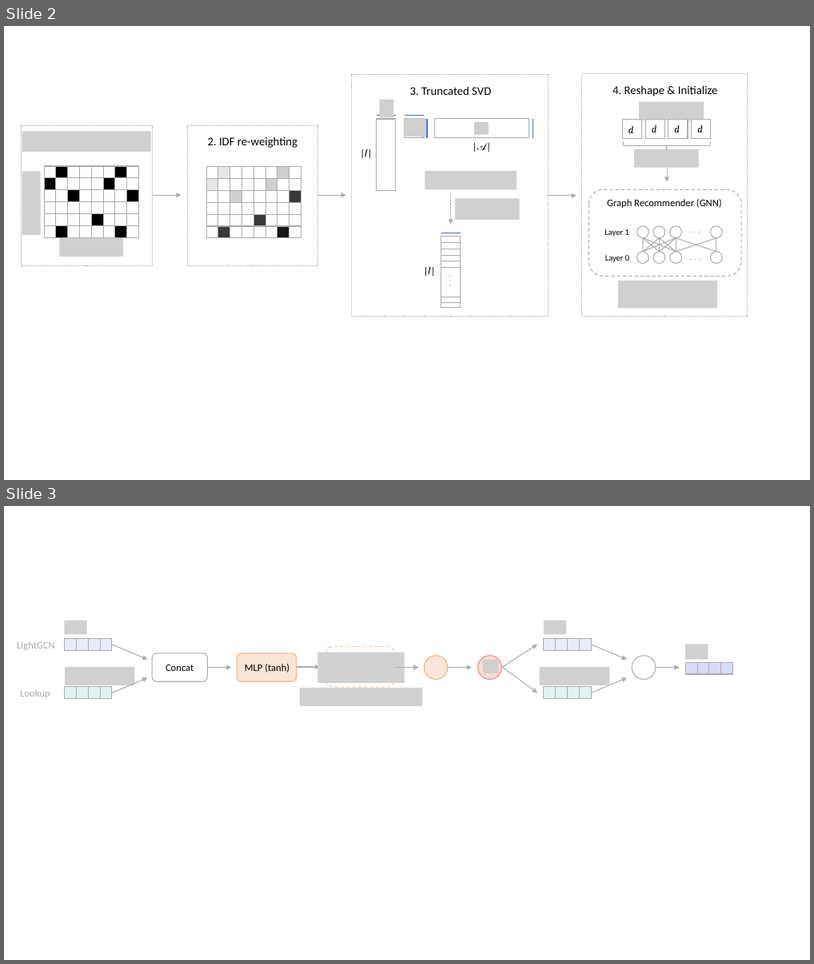
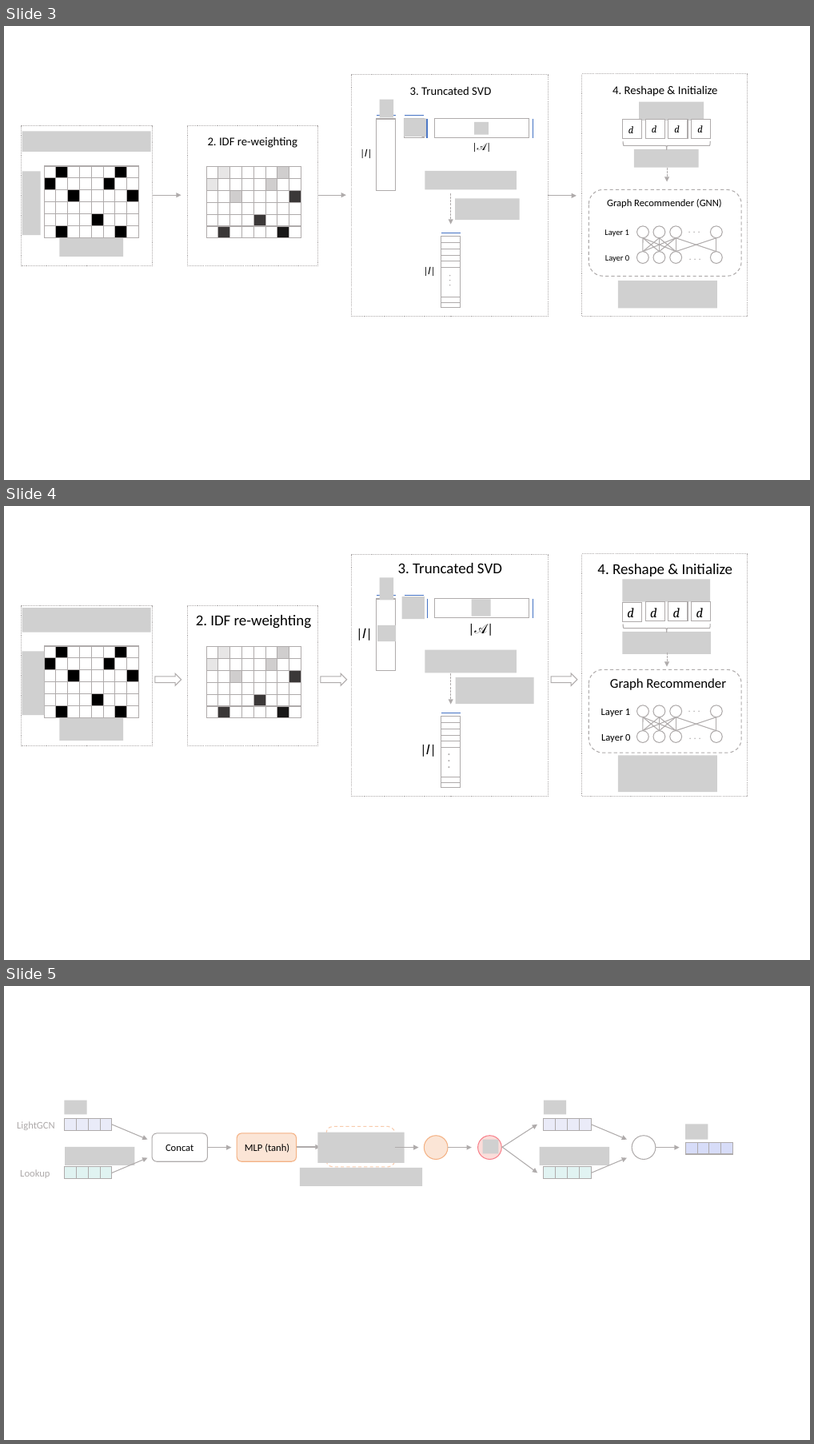
Before and after one commit to beckyhsuxp/RA-GARK, a slide deck: Document/graph/gragh.pptx. Shown one above the other, each under a label of ours: slides 2 and 3 before the commit, slides 3, 4 and 5 after it. The pictures are 814x964 and 814x1444 pixels, drawn with LibreOffice and Linux fonts; fonts in the diff are those of the drawing; grey boxes stand for pictures; background and template pictures are left out. Boxes give left, top, right and bottom in pixels: in the first picture for what was removed or moved away, otherwise in the second. Text is boxed around its words. In the diff, an @@ line names an element or a change of style, - is before the commit and + after.

```diff
--- a/Document/graph/gragh.pptx
+++ b/Document/graph/gragh.pptx
@@ slide 4 added at (x1=4, y1=506, x2=810, y2=960), background #FFFFFF @@
@@ rectangle added at (x1=352, y1=554, x2=549, y2=796), fill #FFFFFF, outline #AFABAB 1 pt dashed @@
@@ text added at (x1=398, y1=563, x2=502, y2=573), 18 pt, text #000000 @@
+3. Truncated SVD
@@ rectangle added at (x1=582, y1=554, x2=748, y2=796), fill #FFFFFF, outline #AFABAB 1 pt dashed @@
@@ text added at (x1=598, y1=564, x2=734, y2=576), 18 pt, text #000000 @@
+4. Reshape & Initialize
@@ group added at (x1=402, y1=595, x2=427, y2=619): 4 lines, 1 rectangle, 1 picture @@
@@ picture added at (x1=623, y1=579, x2=710, y2=602) @@
@@ rectangle added at (x1=22, y1=606, x2=152, y2=746), fill #FFFFFF, outline #AFABAB 1 pt dashed @@
@@ picture added at (x1=22, y1=608, x2=151, y2=632) @@
@@ rectangle added at (x1=187, y1=606, x2=318, y2=746), fill #FFFFFF, outline #AFABAB 1 pt dashed @@
@@ text added at (x1=196, y1=615, x2=312, y2=628), 18 pt, text #000000 @@
+2. IDF re-weighting
@@ group added at (x1=434, y1=599, x2=534, y2=633): 1 rectangle, 1 picture, 1 line, 1 text @@
+|𝒜|
@@ left brace added at (x1=623, y1=624, x2=710, y2=632), outline #AFABAB 1 pt @@
@@ group added at (x1=623, y1=601, x2=711, y2=621): 4 rectangles, 4 texts @@
+d
+d
+d
+d
@@ group added at (x1=362, y1=577, x2=396, y2=670): 2 pictures, 1 line, 1 rectangle, 1 text @@
+|𝐼|
@@ picture added at (x1=623, y1=632, x2=711, y2=654) @@
@@ picture added at (x1=22, y1=651, x2=44, y2=715) @@
@@ right arrow added at (x1=155, y1=673, x2=182, y2=686), outline #AFABAB 1 pt @@
@@ right arrow added at (x1=321, y1=673, x2=347, y2=686), outline #AFABAB 1 pt @@
@@ picture added at (x1=425, y1=650, x2=517, y2=673) @@
@@ arrow added from (451, 673) to (451, 704), #AFABAB 1 pt dashed @@
@@ right arrow added at (x1=551, y1=673, x2=578, y2=686), outline #AFABAB 1 pt @@
@@ arrow added from (668, 652) to (668, 666), #AFABAB 1 pt dashed @@
@@ picture added at (x1=456, y1=677, x2=534, y2=704) @@
@@ picture added at (x1=60, y1=718, x2=124, y2=740) @@
@@ group added at (x1=44, y1=646, x2=139, y2=718): 48 rectangles @@
@@ group added at (x1=206, y1=646, x2=302, y2=718): 48 rectangles @@
@@ group added at (x1=426, y1=712, x2=465, y2=788): 8 lines, 2 texts, 1 rectangle @@
+. . .
+|𝐼|
@@ group added at (x1=589, y1=669, x2=742, y2=752): 12 lines, 8 ellipses, 5 texts, 1 rounded rectangle @@
+Graph Recommender
+. . .
+. . .
+Layer 1
+Layer 0
@@ picture added at (x1=618, y1=756, x2=718, y2=792) @@
@@ what was slide 2 is now slide 3 @@
@@ what was slide 3 is now slide 5 @@
```
Also in this commit, not shown: 2 other slides added, 13 other files.
